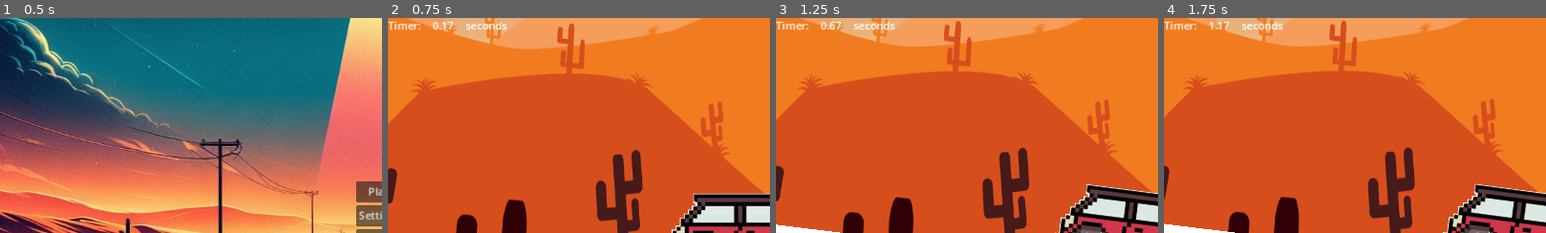
Above: before the commit, frames 1-4 (left to right).
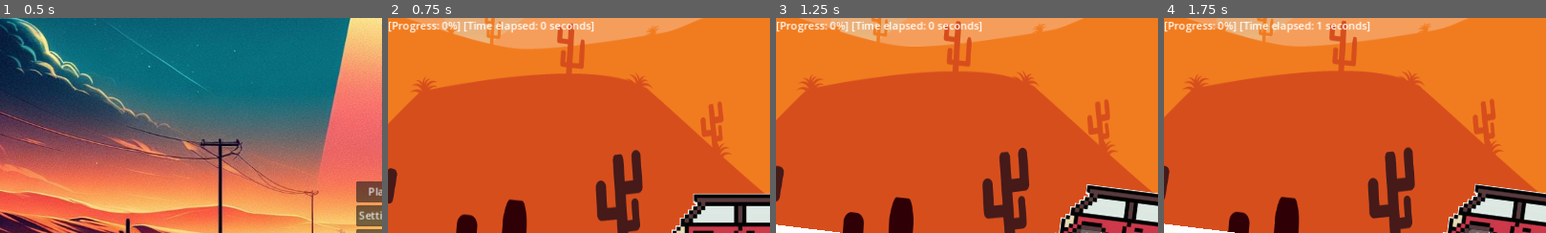
Above: after the commit, the same moments.

Repository: Kamefajus/Godot-Game-Development
Game: Godot game, scene res://Scenes/menu.tscn
Two runs of this game, one before a commit and one after it. Both use one fixed random seed, a clock stepped at 60 frames per second and the inputs below.
Inputs (mouse positions are % of the whole screen's width and height, from its top left):
- Up to frame 1 (0.5 s): no input
- Up to frame 2 (0.75 s): click "Play" at 0.5 s
- Up to frame 3 (1.25 s): no input
- Up to frame 4 (1.75 s): tap Enter at 1.25 s; drag from (50, 8) to (60, 28) at 1.27 s
The pictures show only the part of the screen within x 0-50%, y 0-50%; the shares and areas given below are measured in that part.

Frame 1 is identical in both runs. In frame 2, 1.2% of the frame differs, in the area x 0-54%, y 1-8%; in frame 3, 1.2%; in frame 4, 1.2%.

Commit message:
Add level progress indicator to the hud.

Diff:
--- a/Scripts/gui.gd
+++ b/Scripts/gui.gd
@@ -1,17 +1,22 @@
 extends RichTextLabel
 
+var x_initial = 0
 var time_start = 0
 var time_now = 0
 
 # Called when the node enters the scene tree for the first time.
 func _ready():
+	x_initial = $"../../Player/Camera2D2".get_screen_center_position().x;
 	time_start = Time.get_unix_time_from_system()
-	pass # Replace with function body.
 
 
 # Called every frame. 'delta' is the elapsed time since the previous frame.
 func _process(delta):
-	time_now = Time.get_unix_time_from_system()
-	var time_elapsed = snapped(time_now - time_start, 0.01)
-	get_node(".").text = "Timer: 	" + str(time_elapsed) + "		seconds"
-	pass
+	var x_current = $"../../Player/Camera2D2".get_screen_center_position().x;
+	var x_final = $"../../Finish".position.x;
+	var progress = (x_current - x_initial) / (x_final - x_initial) * 100;
+	text = "[Progress: " + str(snapped(progress, 0)) + "%] ";
+
+	var time_now = Time.get_unix_time_from_system()
+	var time_elapsed = time_now - time_start
+	text += "[Time elapsed: " + str(snapped(time_elapsed, 0)) + " seconds] "
Not shown: 42 places in Scenes/level_1.tscn that only renumber resources
Not shown: 60 places in Scenes/level_2.tscn that only renumber resources
